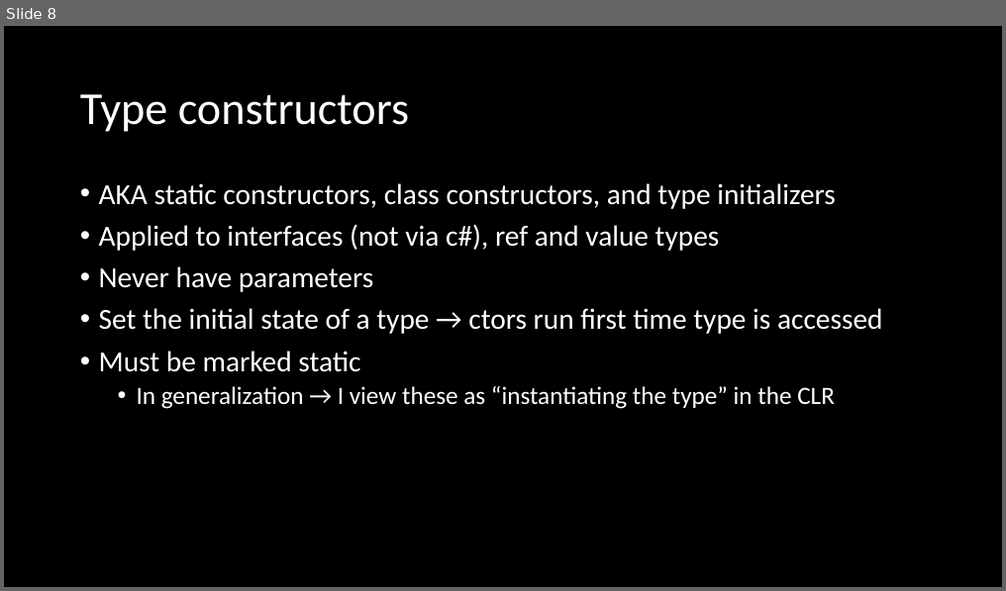
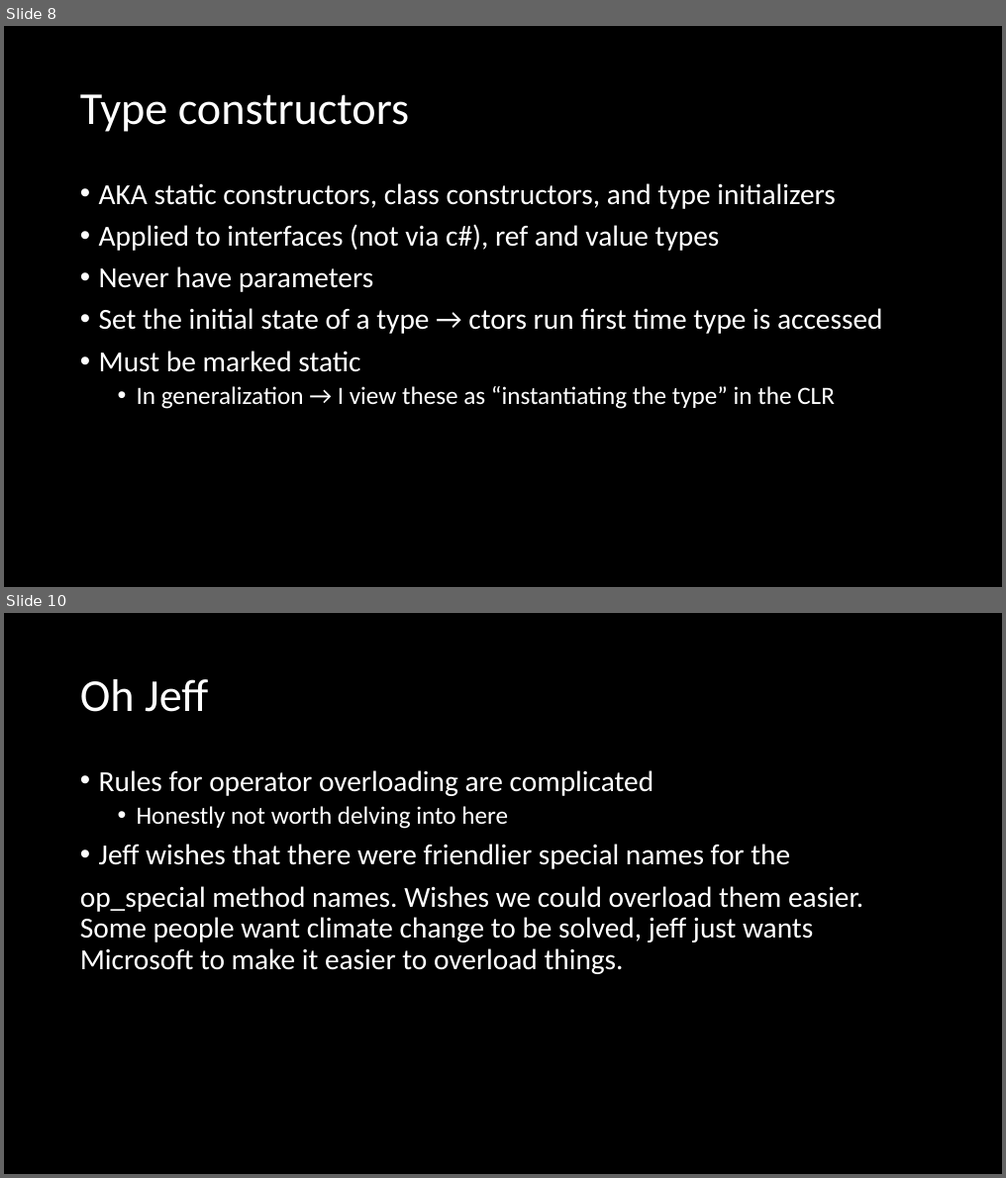
Before and after one commit to microsoft/Flash_University, a slide deck: CLR_via_CSharp/Chapter8/Methods.pptx. Shown one above the other, each under a label of ours: slide 8 before the commit, slides 8 and 10 after it; the slides between them are not shown. The pictures are 1006x591 and 1006x1178 pixels, drawn with LibreOffice and Linux fonts; fonts in the diff are those of the drawing. Boxes give left, top, right and bottom in pixels: in the first picture for what was removed or moved away, otherwise in the second. Text is boxed around its words. In the diff, an @@ line names an element or a change of style, - is before the commit and + after.

```diff
--- a/CLR_via_CSharp/Chapter8/Methods.pptx
+++ b/CLR_via_CSharp/Chapter8/Methods.pptx
@@ slide 10 added at (4,613,1002,1174), background #000000 @@
@@ title added at (80,679,208,712), 44 pt, text #FFFFFF @@
+Oh Jeff
@@ text added at (80,770,863,974), 28 pt, text #FFFFFF @@
+• Rules for operator overloading are complicated
+  • Honestly not worth delving into here
+• Jeff wishes that there were friendlier special names for the
+op_special method names. Wishes we could overload them easier. Some people want climate change to be solved, jeff just wants Microsoft to make it easier to overload things.
```
Also in this commit, not shown: 1 slide changed, 3 other slides added, 9 other files.
